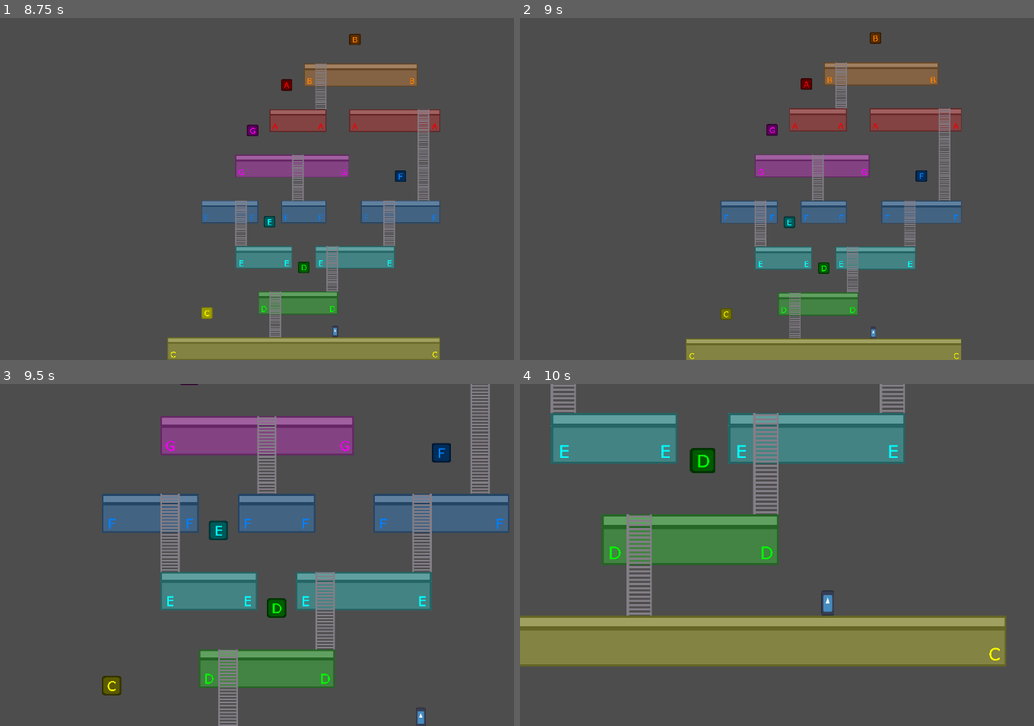
Above: before the commit, frames 1-4 (two rows, left to right).
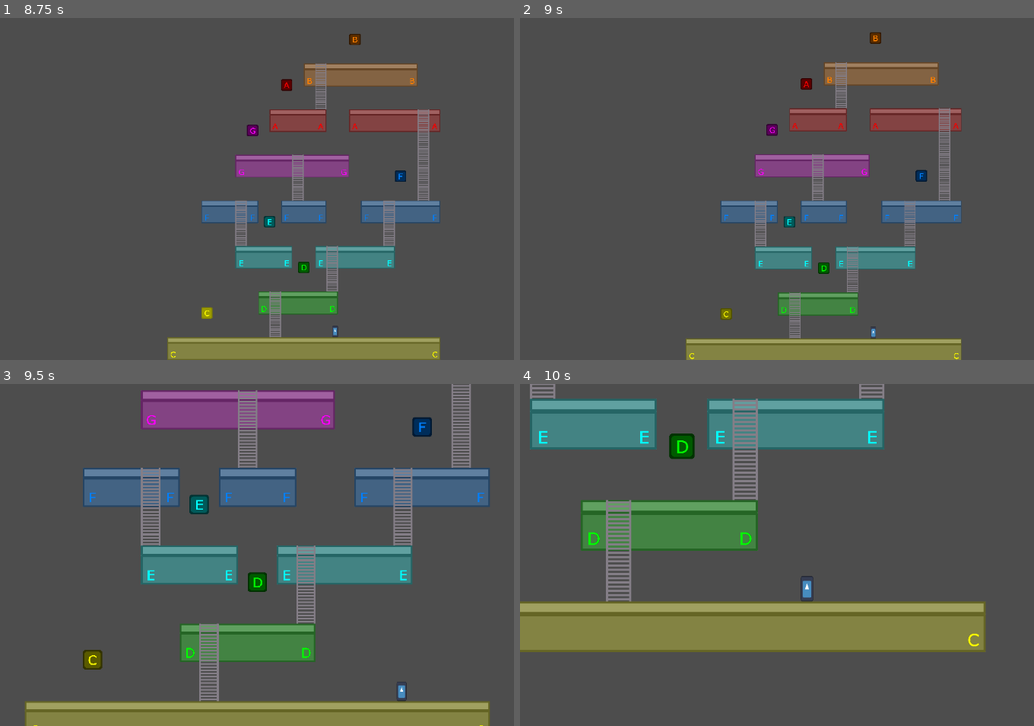
Above: after the commit, the same moments.

Repository: nicom7/game-off-2023
Game: Godot game, scene res://levels/world_a.tscn
The game is run twice, just before and just after one commit, with the same random seed, the same clock (stepped at 60 frames per second) and the same inputs. This scene is started directly instead of the project's main scene. The engine's default icon, where the game draws it, is replaced by a stand-in: a white triangle on a blue panel in a dark square.
Inputs:
- Up to frame 1 (8.75 s): tap Enter at 0.5, 6.5, 8 s; hold Right (ui_right) 0.53-2.03 s; tap U (A_note) at 0.6, 5.85 s; tap Space at 1.25, 7.25 s; tap I (B_note) at 1.35, 6.6 s; hold Left (ui_left) 2.03-2.78 s; tap O (C_note) at 2.1, 7.35 s; hold Right (ui_right) 2.78-4.28 s; tap P (D_note) at 2.85, 8.1 s; tap R (E_note) at 3.6 s; hold Left (ui_left) 4.28-5.03 s; tap T (F_note) at 4.35 s; hold Right (ui_right) 5.03-5.78 s; tap Y (G_note) at 5.1 s; hold Left (ui_left) 5.78-7.28 s; hold Right (ui_right) from 7.28 s (still down)
- Up to frame 2 (9 s): keep holding Right (ui_right); tap R (E_note) at 8.85 s
- Up to frame 3 (9.5 s): keep holding Right (ui_right)
- Up to frame 4 (10 s): release Right (ui_right) at 9.53 s; hold Left (ui_left) from 9.53 s (still down); tap T (F_note) at 9.6 s

Frame 1 is identical in both runs. In frame 2, 0.5% of the frame differs, in the area x 33-86%, y 5-100%; in frame 3, 43%, in the area x 4-100%, y 0-100%; in frame 4, 30%.

Commit message:
Tweak camera

Diff:
--- a/levels/world_a.tscn
+++ b/levels/world_a.tscn
@@ -6,7 +6,7 @@
 [ext_resource type="PackedScene" uid="uid://dbwx5x1x0vi2d" path="res://game_objects/switch_blocks/switch_block.tscn" id="8_0rm1w"]
 
 [sub_resource type="Curve" id="Curve_1888p"]
-_data = [Vector2(0, 0), 0.0, 0.0, 0, 0, Vector2(1, 1), 0.0, 0.0, 0, 0]
+_data = [Vector2(0, 0), 0.0, 1.0, 0, 1, Vector2(1, 1), 1.0, 0.0, 1, 0]
 point_count = 2
 
 [sub_resource type="Curve" id="Curve_q2det"]
@@ -23,8 +23,12 @@
 position = Vector2(576, -96)
 
 [node name="Camera" parent="." index="3"]
+drag_left_margin = 0.05
+drag_top_margin = 0.05
+drag_right_margin = 0.05
+drag_bottom_margin = 0.05
 target_node_path = NodePath("../CameraCenter")
-move_speed = 1.2
+move_speed = 1.4
 position_easing = SubResource("Curve_1888p")
 zoom_easing = SubResource("Curve_q2det")
 
